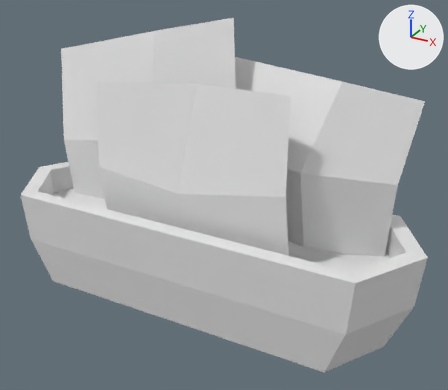
Renders of the FBX model Assets/Models/ExteriorHouse/ExteriorHouse_ModelFBX_FlowerPotNoFlowers_1.fbx from each side of a commit.
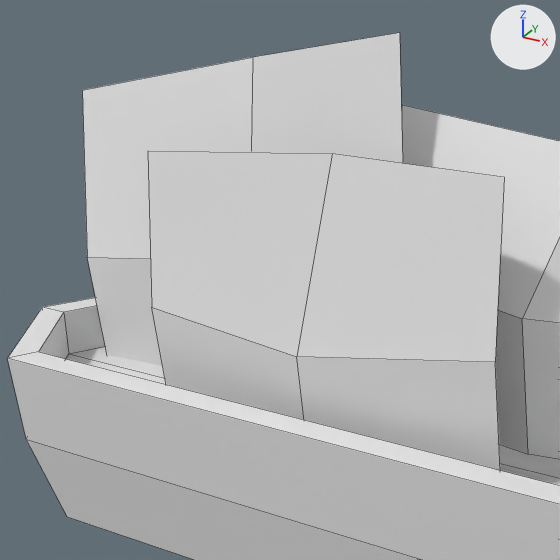
Each version is shown whole from a 50 mm lens placed at (1.221, -2.039, 1.301), pointed at (0.097, 0.004, 0.279), then close up on the part from 4% to 72% of the width and 0% to 78% of the height. The axes (+X, +Y, +Z) are drawn at upper right. The lights are the same throughout. The last two pictures show the newer version. The close-ups show mesh edges as thin lines. Where no turn or scale is listed for an object, it has been applied to the vertices.

The first close-up shows 'ExteriorHouse_FlowerPotNoFlowers'.
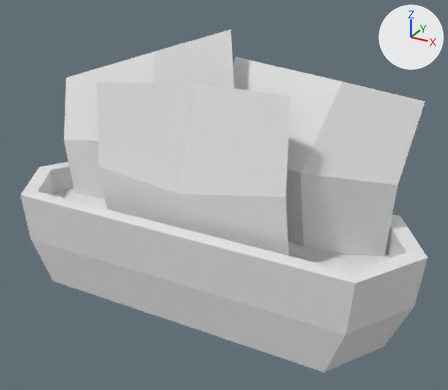
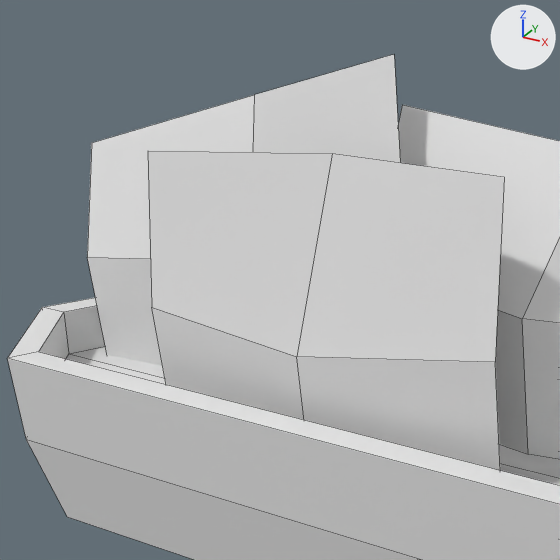
The change in detail:
me_cube_010 is used by ob_exteriorhouse_flowerpotnoflowers; location (0.0, 0.0, 0.0).
me_cube_010 had 57 vertices, 40 faces and spanned x -0.92..0.92, y -0.29..0.29, z -0.21..0.97.
me_cube_010 now has 57 vertices, 40 faces and spans x -0.92..0.92, y -0.29..0.29, z -0.21..0.92.
Part 1, on me_cube_010:
Vertex 38 of me_cube_010 moves from (0.08, 0.11, 0.97) at pixel (399, 32) to (0.07, 0.11, 0.92) at pixel (394, 54).
Vertex 39 of me_cube_010 moves from (-0.9, 0.21, 0.75) at pixel (82, 90) to (-0.89, 0.21, 0.61) at pixel (91, 142).
Vertex 41 of me_cube_010 moves from (-0.4, 0.27, 0.86) at pixel (252, 57) to (-0.4, 0.27, 0.77) at pixel (254, 94).

What differs and where, as boxes [x1, y1, x2, y2] in the close-ups (560 x 560 px; the box of a moved part takes in the faces that stretch with it):
'ExteriorHouse_FlowerPotNoFlowers', reshaped: before [7, 33, 560, 560]; after [7, 54, 560, 560]
part 1 of me_cube_010, moved or reshaped: before [82, 33, 403, 259]; after [87, 54, 400, 259]
